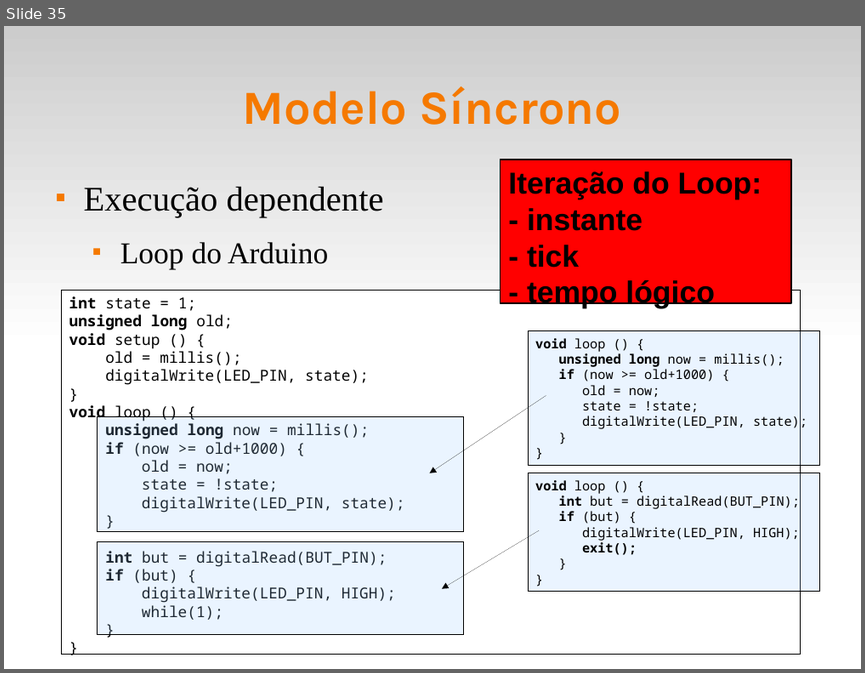
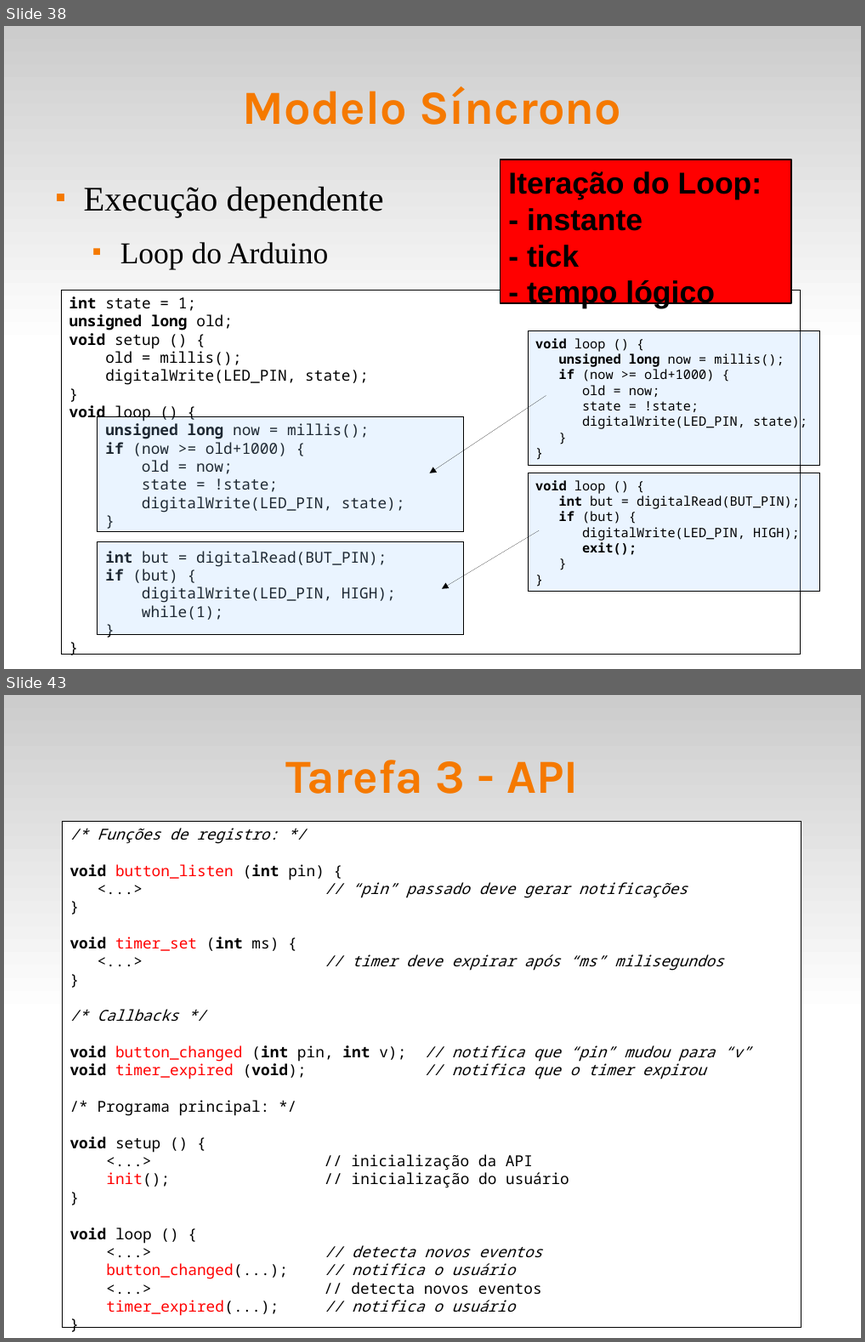
Before and after one commit to fsantanna-uerj/reativos, a slide deck: slides/03_modelos.odp. Shown one above the other, each under a label of ours: slide 35 before the commit, slides 38 and 43 after it; the slides between them are not shown. The pictures are 865x673 and 865x1342 pixels, drawn with LibreOffice and Linux fonts; fonts in the diff are those of the drawing. Boxes give left, top, right and bottom in pixels: in the first picture for what was removed or moved away, otherwise in the second. Text is boxed around its words. In the diff, an @@ line names an element or a change of style, - is before the commit and + after.

Commit message:
(+) Slide "Modelos de Concorrência" (+) Tarefa 3

```diff
--- a/slides/03_modelos.odp
+++ b/slides/03_modelos.odp
@@ slide 43 added at (4,695,861,1338), background #FFFFFF; not listed: 1 template element that a slide beside it also shows @@
@@ title added at (286,760,578,794), 44 pt, text #F57900, bold @@
+Tarefa 3 - API
@@ rectangle added at (63,821,801,1328), fill #FFFFFF, outline #000000 0 pt, 14 pt, text #000000 @@
+/* Funções de registro: */
+void button_listen (int pin) {
+<...> // “pin” passado deve gerar notificações
+}
+void timer_set (int ms) {
+<...> // timer deve expirar após “ms” milisegundos
+}
+/* Callbacks */
+void button_changed (int pin, int v); // notifica que “pin” mudou para “v”
+void timer_expired (void); // notifica que o timer expirou
+/* Programa principal: */
+void setup () {
+<...> // inicialização da API
+init(); // inicialização do usuário
+}
+void loop () {
+<...> // detecta novos eventos
+button_changed(...); // notifica o usuário
+<...> // detecta novos eventos
+timer_expired(...); // notifica o usuário
+}
@@ what was slide 35 is now slide 38 @@
```
Also in this commit, not shown: 15 slides changed, 8 other slides added, 1 slide removed, 5 other files.
